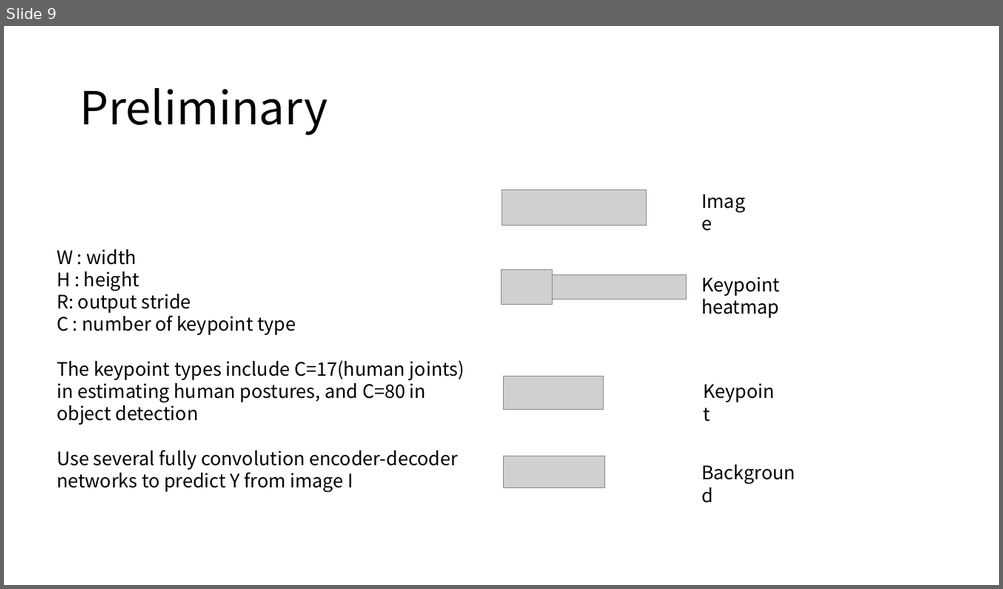
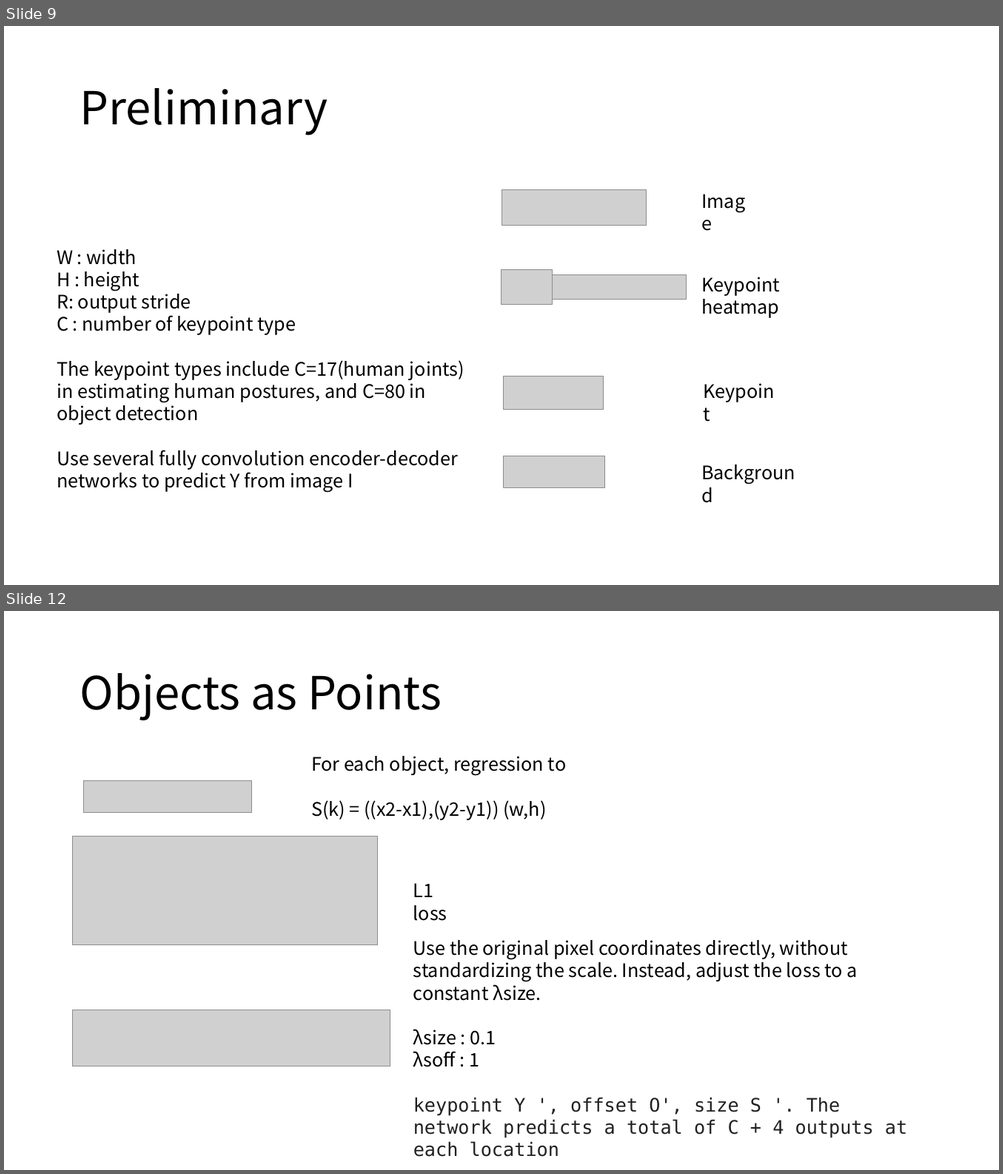
Before and after one commit to jjeamin/jjeamin.github.io, a slide deck: _posts/ppt/CenterNet.pptx. Shown one above the other, each under a label of ours: slide 9 before the commit, slides 9 and 12 after it; the slides between them are not shown. The pictures are 1003x589 and 1003x1174 pixels, drawn with LibreOffice and Linux fonts; fonts in the diff are those of the drawing; grey boxes stand for pictures. Boxes give left, top, right and bottom in pixels: in the first picture for what was removed or moved away, otherwise in the second. Text is boxed around its words. In the diff, an @@ line names an element or a change of style, - is before the commit and + after.

```diff
--- a/_posts/ppt/CenterNet.pptx
+++ b/_posts/ppt/CenterNet.pptx
@@ slide 12 added at [4, 611, 999, 1170], background #FFFFFF @@
@@ title added at [79, 673, 442, 721], 44 pt, text #000000 @@
+Objects as Points
@@ text added at [311, 756, 566, 820], 18 pt, text #000000 @@
+For each object, regression to
+S(k) = ((x2-x1),(y2-y1)) (w,h)
@@ picture added at [83, 781, 252, 813] @@
@@ picture added at [73, 836, 378, 945] @@
@@ text added at [413, 883, 447, 921], 18 pt, text #000000 @@
+L1 loss
@@ text added at [413, 940, 907, 1139], 18 pt, text #000000 @@
+Use the original pixel coordinates directly, without standardizing the scale. Instead, adjust the loss to a constant λsize.
+λsize : 0.1
+λsoff : 1
+keypoint Y ', offset O', size S '. The network predicts a total of C + 4 outputs at each location
@@ picture added at [73, 1010, 390, 1066] @@
```
Also in this commit, not shown: 1 slide changed, 14 other slides added, 1 other file.
